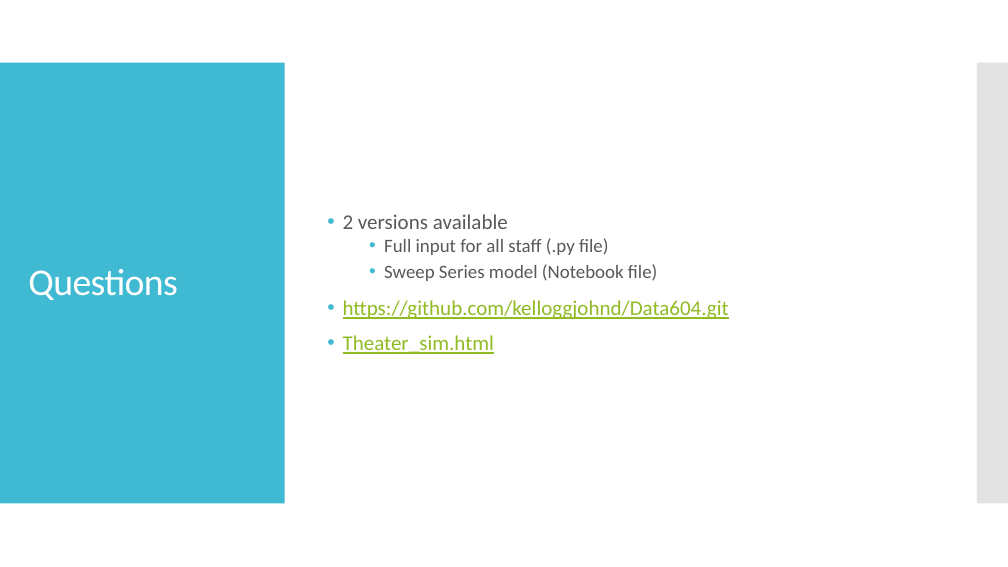
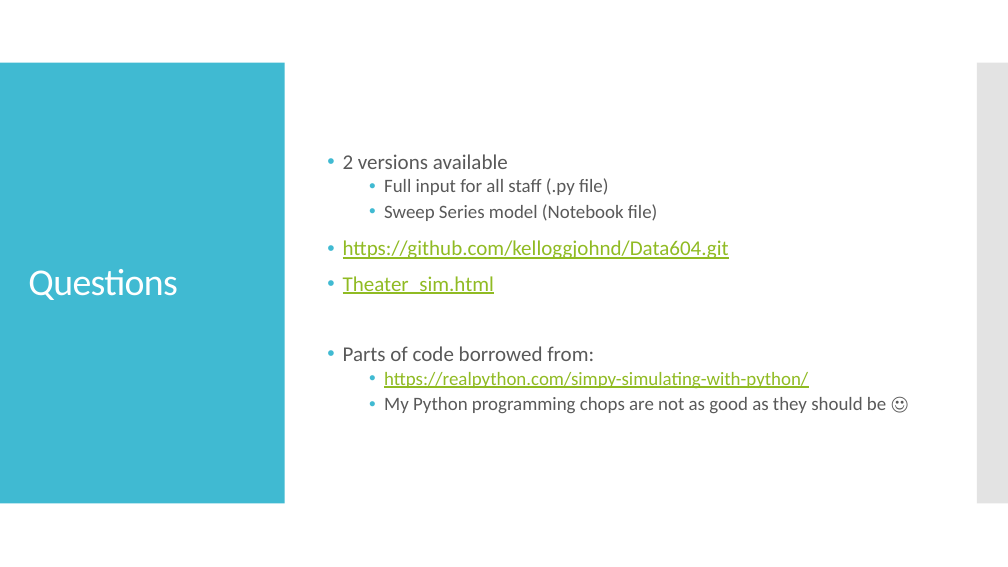
Before and after one commit to kelloggjohnd/Data604, a slide deck: slide 6 of Theater Simulation.pptx. Drawn at 1008x567 pixels with LibreOffice and Linux fonts; fonts in the diff are those of the drawing. Boxes give left, top, right and bottom in pixels: in the first picture for what was removed or moved away, otherwise in the second. Text is boxed around its words. In the diff, an @@ line names an element or a change of style, - is before the commit and + after.

```diff
--- a/Theater Simulation.pptx
+++ b/Theater Simulation.pptx
@@ text at bbox=[343, 346, 886, 413]: paragraphs added @@
+• Parts of code borrowed from:
+  • https://realpython.com/simpy-simulating-with-python/
+  • My Python programming chops are not as good as they should be ☺
```
